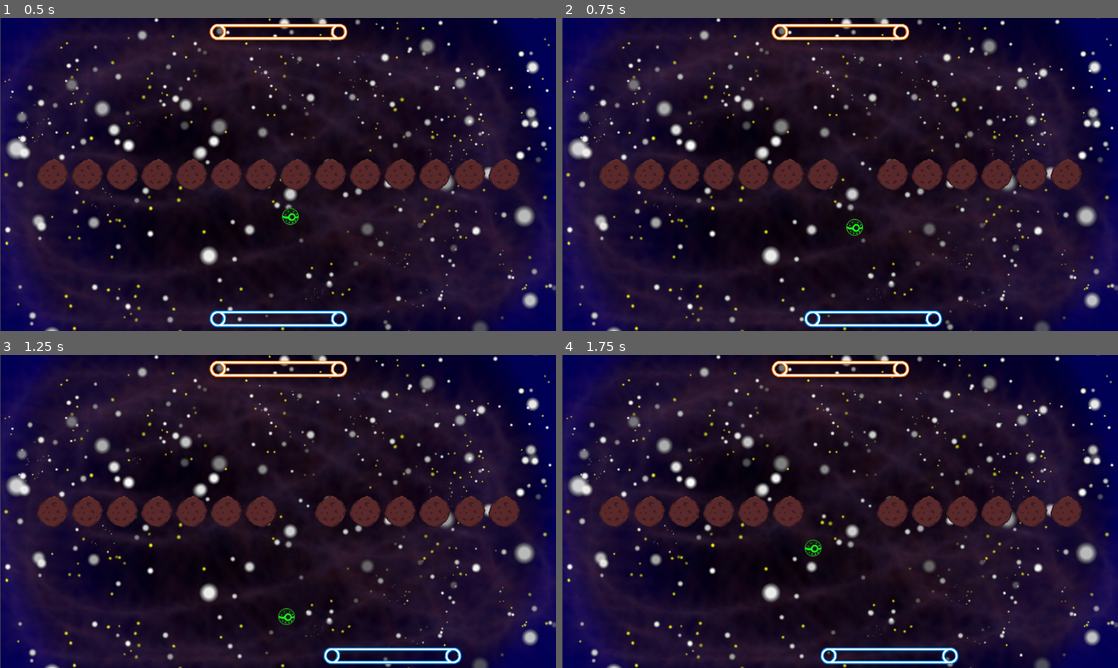
Above: before the commit, frames 1-4 (two rows, left to right).
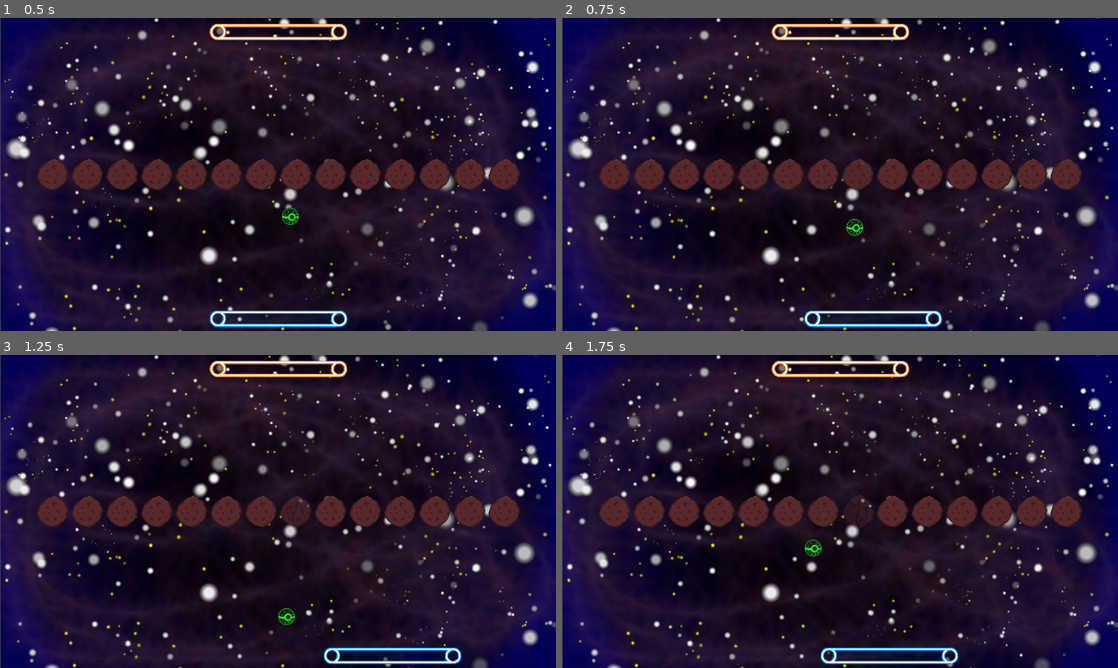
Above: after the commit, the same moments.

Repository: lswgamer/VOSES-Multiplayer
Game: Godot game, scene res://Scenes/Level.tscn
Same seed, same stepped clock (60 frames per second), same inputs: the game is played once before the commit and once after it.
Inputs:
- Up to frame 1 (0.5 s): no input
- Up to frame 2 (0.75 s): hold Right (lower_right) from 0.53 s (still down)
- Up to frame 3 (1.25 s): keep holding Right (lower_right)
- Up to frame 4 (1.75 s): release Right (lower_right) at 1.28 s; hold Left (lower_left) from 1.28 s (still down)

Frame 1 is identical in both runs. In frame 2, 0.4% of the frame differs, in the area x 50-56%, y 45-55%; in frame 3, 0.3%; in frame 4, 0.6%, in the area x 44-56%, y 44-56%.

Commit message:
Block plays fade-out animation when broken

Diff:
--- a/Breakout/Scenes/Block.tscn
+++ b/Breakout/Scenes/Block.tscn
@@ -747,6 +747,7 @@
 [node name="CollisionShape2D" type="CollisionShape2D" parent="Right"]
 shape = SubResource( 4 )
 
+[connection signal="animation_finished" from="." to="." method="remove"]
 [connection signal="area_entered" from="Up" to="." method="_on_Up_area_entered"]
 [connection signal="area_entered" from="Down" to="." method="_on_Down_area_entered"]
 [connection signal="area_entered" from="Left" to="." method="_on_Left_area_entered"]
--- a/Breakout/Scripts/Block.gd
+++ b/Breakout/Scripts/Block.gd
@@ -1,41 +1,75 @@
 extends AnimatedSprite
 
 export var hp = 1
+export var fade = 0 #Fade-out speed
 onready var anim = self
+onready var blockDead = false #Checks if block was destroyed
+onready var blockValue = 0 #Stores sprite number
+
+func _process(delta):
+	#Fade-out effect (when fade != 0)
+	var cor = Color(get_modulate())
+	cor -= Color(0,0,0,fade*delta)
+	set_modulate(cor)
+
 
 func remove():
-	#play break animation
-	self.queue_free()
+	#Runs when animation ends
+	#If block is dead (and animation not playing anymore)
+	if blockDead:
+		self.queue_free()
 
 func _on_Up_area_entered(area):
-	if (area.name == "Ball"):
+	if (area.name == "Ball" and !blockDead):
 		area.velocity.y = -abs(area.velocity.y)
 		hp -= hp
 		if hp == 0:
-			remove()
+			if blockValue > 0:
+				break_animation(blockValue)
+			else: #sprite-0 has no break animation
+				blockDead = true
+				remove()
 
 func _on_Down_area_entered(area):
-	if (area.name == "Ball"):
+	if (area.name == "Ball" and !blockDead):
 		area.velocity.y = abs(area.velocity.y)
 		hp -= hp
 		if hp == 0:
-			remove()
+			if blockValue > 0:
+				break_animation(blockValue)
+			else:
+				blockDead = true
+				remove()
 
 func _on_Left_area_entered(area):
-	if (area.name == "Ball"):
+	if (area.name == "Ball" and !blockDead):
 		area.velocity.x = -abs(area.velocity.x)
 		hp -= hp
 		if hp == 0:
-
-			remove()
+			if blockValue > 0:
+				break_animation(blockValue)
+			else:
+				blockDead = true
+				remove()
 
 func _on_Right_area_entered(area):
-	if (area.name == "Ball"):
+	if (area.name == "Ball" and !blockDead):
 		area.velocity.x = abs(area.velocity.x)
 		hp -= hp
 		if hp == 0:
-			remove()
+			if blockValue > 0:
+				break_animation(blockValue)
+			else:
+				blockDead = true
+				remove()
+
+func break_animation(blockValue):
+	#Plays the break animation, sets fade value and blockDead
+	anim.play("block-" + str(blockValue) + "-die")
+	fade = 0.5
+	blockDead = true
 
 func set_animation(chosen):
-	print(chosen)
+	#Stores sprite number and play the base animation
+	blockValue = chosen
 	anim.play("block-" + str(chosen) + "-idle")
--- a/Breakout/Scripts/Level.gd
+++ b/Breakout/Scripts/Level.gd
@@ -1,9 +1,9 @@
 extends Node2D
 
 export var nivel = 0
-var chosen
+var chosen #Stores sprite number
 var BLOCK_ = preload("res://Scenes/Block.tscn")
-var levelList = []
+var levelList = [] #Stores level configuration
 export var spwOffset = Vector2(0,50)
 onready var lives = 3 #podemos guardar num autoload pra salvar o número de vidas entre fases
 onready var ball = get_node("Ball")
@@ -17,7 +17,7 @@
 	ball.position = lowerBar.position - spwOffset
 
 	var levels = File.new()
-	levels.open("res://Levels/presets.txt", File.READ)
+	levels.open("res://Levels/presets.txt", File.READ) #File has level configuration info
 	level_load(levels)
 	levels.close()
 
@@ -35,9 +35,10 @@
 		choose_animation(nivel)
 		block_spawn(nivel)
 
+#Randomly generate sprite number and sets animation for bar, ball and bg
 func choose_animation(nivel):
 	chosen = randi()%5 + 1
-	if randi()%(100-nivel) <= 2:
+	if randi()%100 < 2: #1% chance of sprite-0
 		chosen = 0
 		lowerBar.anim.play("bar-" + str(chosen))
 		upperBar.anim.play("bar-" + str(chosen))
@@ -48,6 +49,7 @@
 	ball.sprite.play("ball-" + str(chosen))
 	background.play("bg-" + str(chosen))
 
+#Spawns block based on listLevel and call block group to set base animation
 func block_spawn(nivel):
 	lives += 1
 
@@ -68,10 +70,10 @@
 	if lives == 0:
 		gameover()
 	else: #spawna a bola
-		if not lives%2:
+		if not lives%2: #Odd lives = ball spawns for id=1
 			ball.velocity = Vector2(0,1)
 			ball.position = lowerBar.position - spwOffset
-		else:
+		else: #Even lives = ball spawns for id=2
 			ball.velocity = Vector2(0,-1)
 			ball.position = upperBar.position + spwOffset
 
@@ -80,6 +82,7 @@
 	ball.queue_free()
 	pass
 
+#Stores level configuration from input file
 func level_load(file):
 	for i in range(64):
 		for j in range(5):
